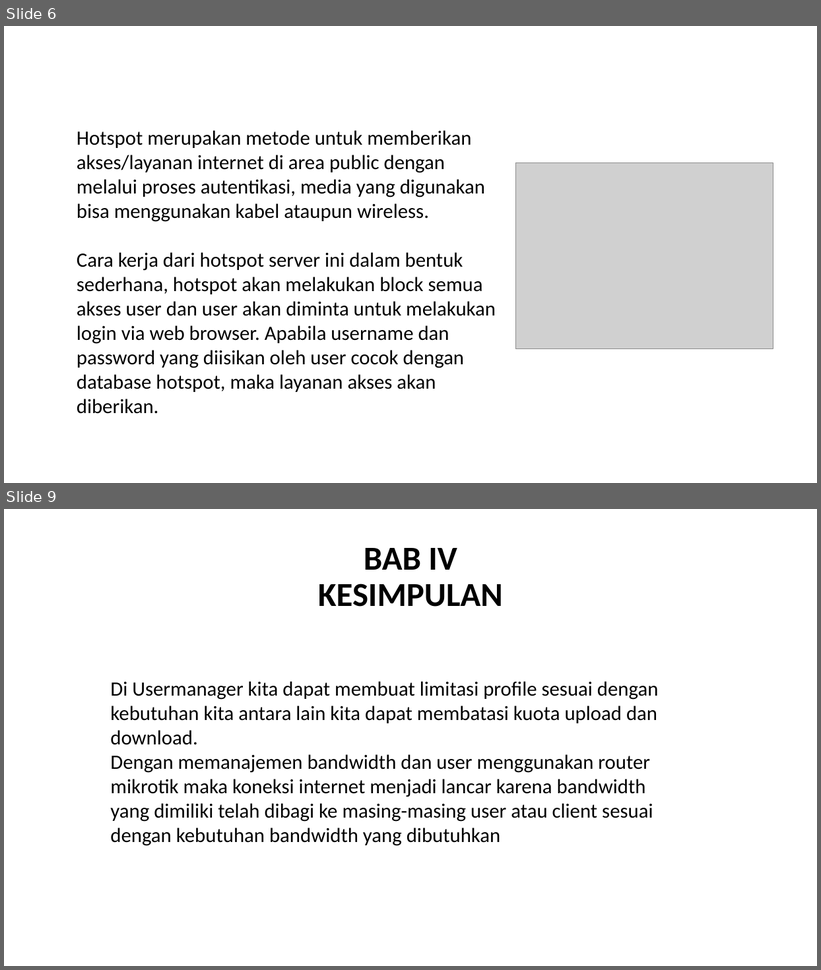
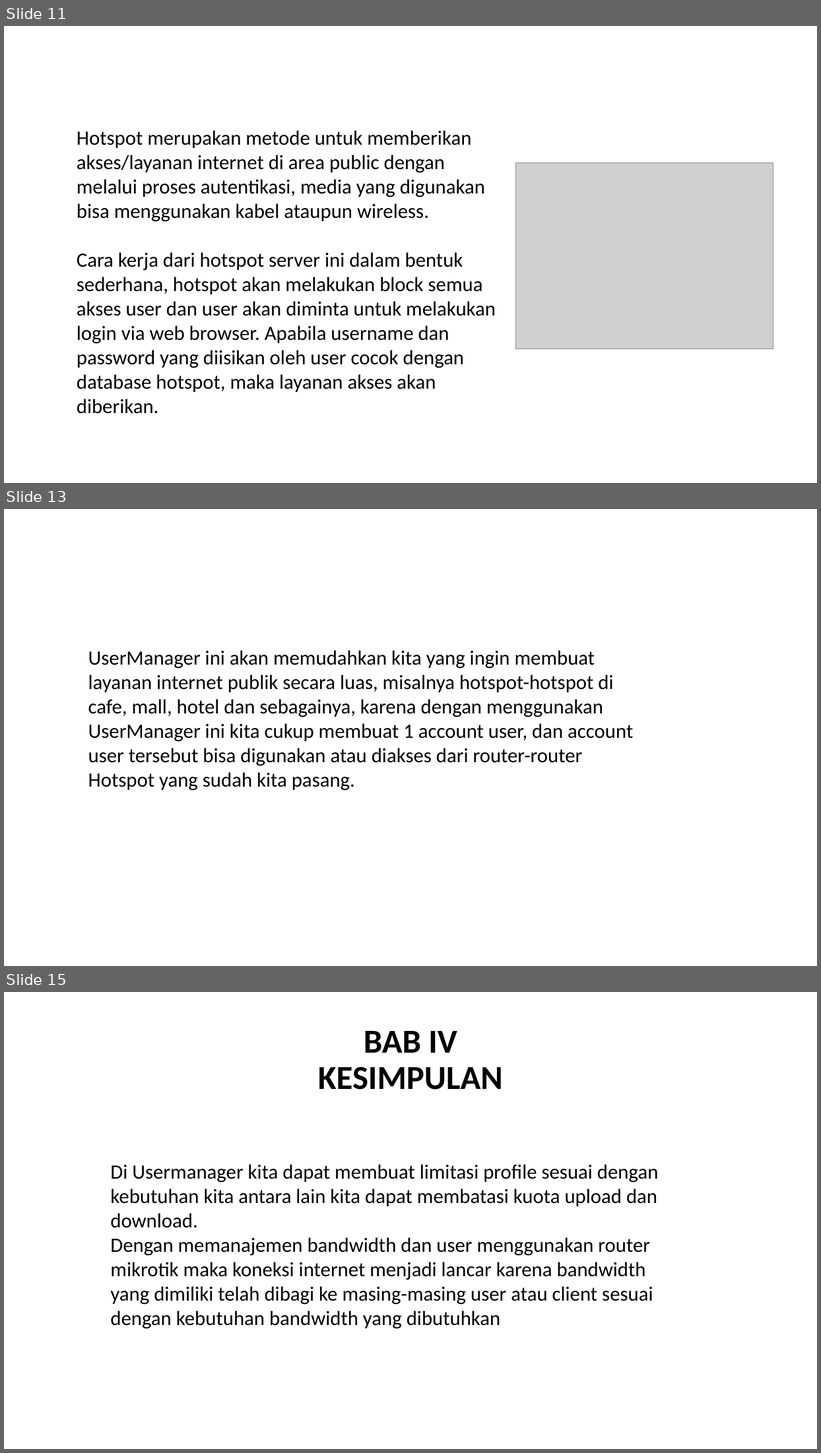
Before and after one commit to wisnushaputra/private-repo, a slide deck: Wisnu.pptx. Shown one above the other, each under a label of ours: slides 6 and 9 before the commit, slides 11, 13 and 15 after it; the slides between them are not shown. The pictures are 821x970 and 821x1453 pixels, drawn with LibreOffice and Linux fonts; fonts in the diff are those of the drawing; grey boxes stand for pictures. Boxes give left, top, right and bottom in pixels: in the first picture for what was removed or moved away, otherwise in the second. Text is boxed around its words. In the diff, an @@ line names an element or a change of style, - is before the commit and + after.

```diff
--- a/Wisnu.pptx
+++ b/Wisnu.pptx
@@ slide 13 added at [4,509,817,966], background #FFFFFF @@
@@ text added at [88,650,633,791], 24 pt, text #000000 @@
+UserManager ini akan memudahkan kita yang ingin membuat layanan internet publik secara luas, misalnya hotspot-hotspot di cafe, mall, hotel dan sebagainya, karena dengan menggunakan UserManager ini kita cukup membuat 1 account user, dan account user tersebut bisa digunakan atau diakses dari router-router Hotspot yang sudah kita pasang.
@@ what was slide 6 is now slide 11 @@
@@ what was slide 9 is now slide 15 @@
```
Also in this commit, not shown: 5 slides changed, 6 other slides added, 1 slide removed, 1 other file.
